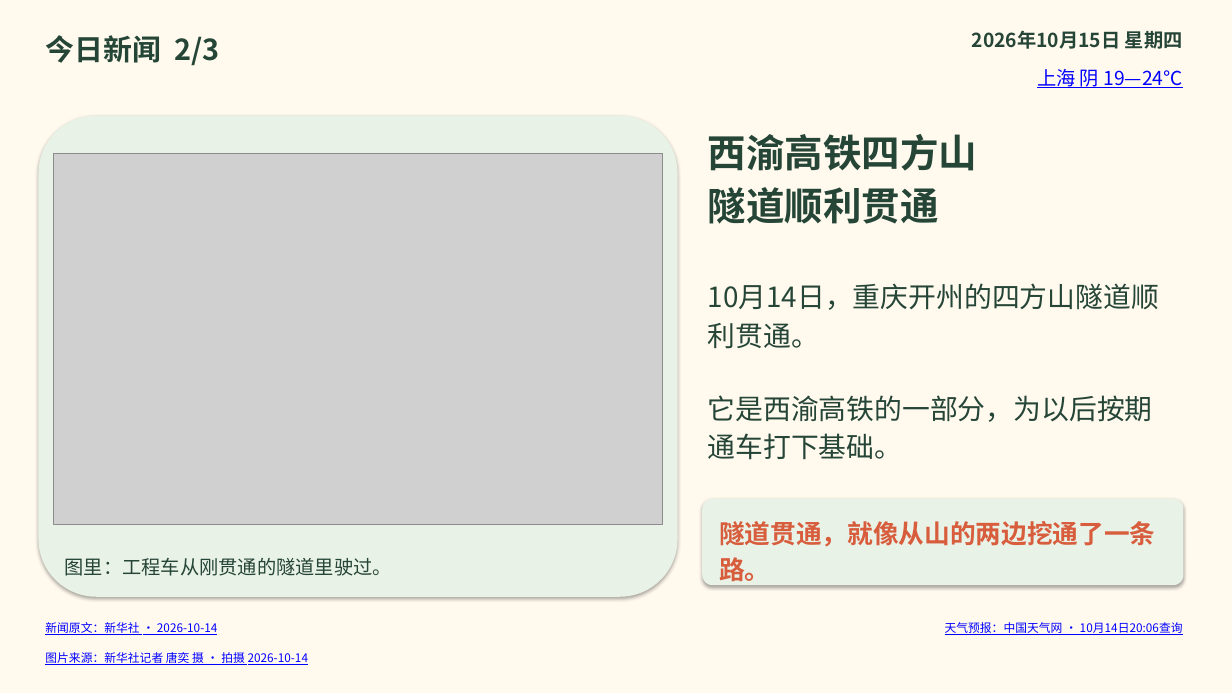
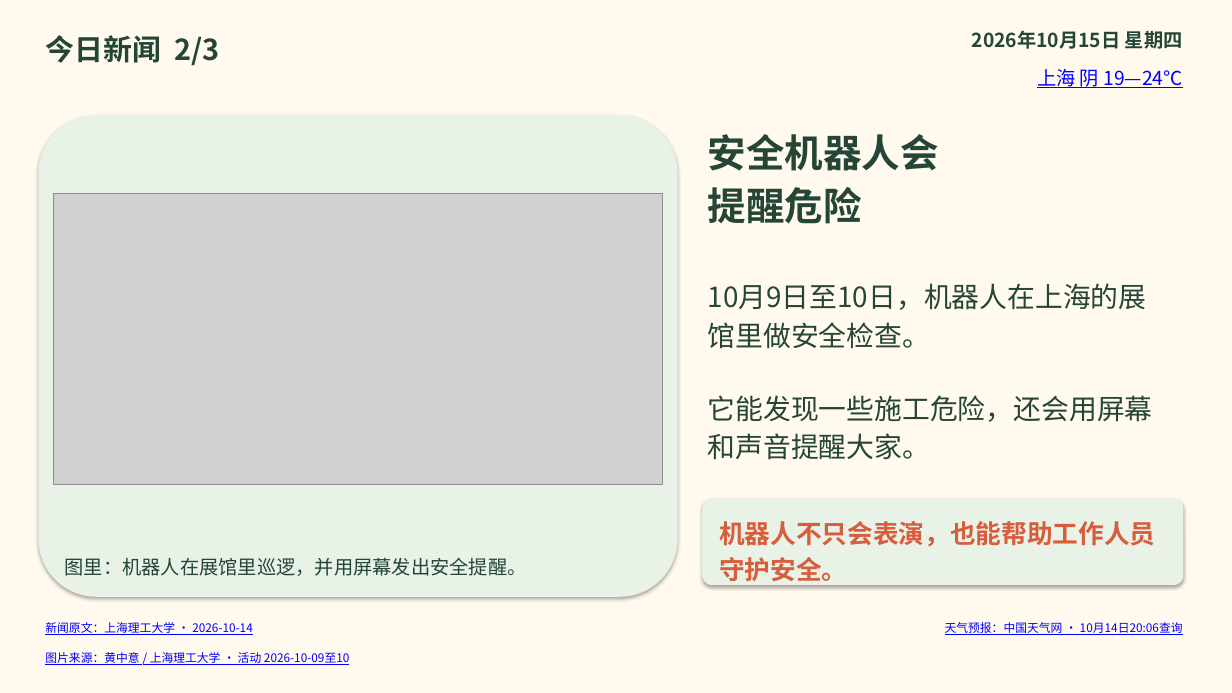
Before and after one commit to solomonhe-hgx/daily-news, a slide deck: slide 2 of daily-news/2026-10-15/今日新闻-2026-10-15.pptx. Drawn at 1232x693 pixels with LibreOffice and Linux fonts; fonts in the diff are those of the drawing; grey boxes stand for pictures. Boxes give left, top, right and bottom in pixels: in the first picture for what was removed or moved away, otherwise in the second. Text is boxed around its words. In the diff, an @@ line names an element or a change of style, - is before the commit and + after.

```diff
--- a/daily-news/2026-10-15/今日新闻-2026-10-15.pptx
+++ b/daily-news/2026-10-15/今日新闻-2026-10-15.pptx
@@ text at [708,134,939,224]: text changed @@
-西渝高铁四方山
-隧道顺利贯通
+安全机器人会
+提醒危险
@@ picture: place and size @@
-picture at [54,153,662,524]
+picture at [54,193,662,484]
@@ text at [708,283,1147,349]: text changed @@
-10月14日，重庆开州的四方山隧道顺利贯通。
+10月9日至10日，机器人在上海的展馆里做安全检查。
@@ text at [708,395,1153,460]: text changed @@
-它是西渝高铁的一部分，为以后按期通车打下基础。
+它能发现一些施工危险，还会用屏幕和声音提醒大家。
@@ text at [719,521,1155,581]: text changed @@
-隧道贯通，就像从山的两边挖通了一条路。
+机器人不只会表演，也能帮助工作人员守护安全。
@@ text at [65,558,527,576]: text changed @@
-图里：工程车从刚贯通的隧道里驶过。
+图里：机器人在展馆里巡逻，并用屏幕发出安全提醒。
@@ text at [45,622,253,635]: text changed @@
-新闻原文：新华社 · 2026-10-14
+新闻原文：上海理工大学 · 2026-10-14
@@ text at [45,652,349,665]: text changed @@
-图片来源：新华社记者 唐奕 摄 · 拍摄 2026-10-14
+图片来源：黄中意 / 上海理工大学 · 活动 2026-10-09至10
```
Also in this commit, not shown: 1 other slide changed, 4 other files.
